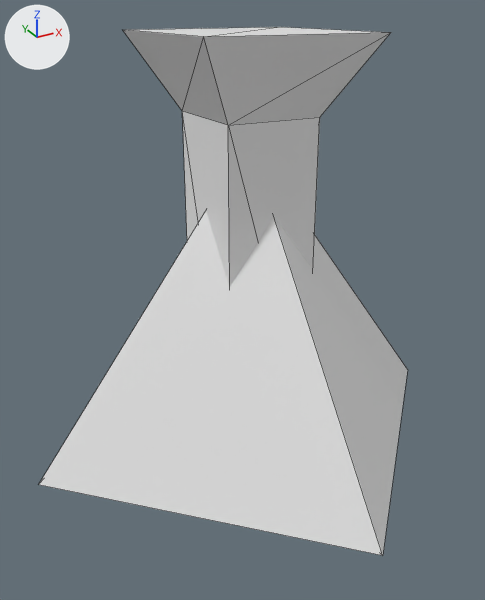
The glTF model assets/models/skypatrol.gltf, before and after one commit.
Before and after are seen from a camera (50 mm lens) standing at (-10.1, -17.9, 13.7) and looking at (-0.4, -0.3, 4.9). Lighting does not change. The marker at upper left points along +X, +Y and +Z. The older version comes first. Mesh edges are drawn as thin lines.

Names of what the first picture shows: 'ControlTower', 'Pyramid'.
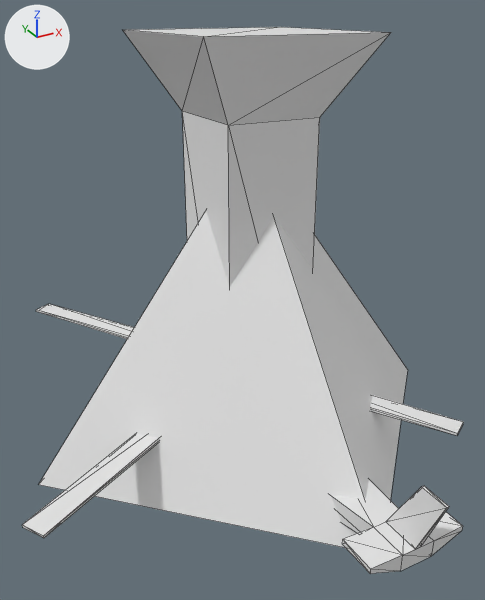
Location of each change, (x1, y1, x2, y2) in pixels of the pictures (485 x 600 px):
'Helicopter', added
    after: (22, 304, 463, 574)

What changed in the scene script:
```text
Add me_cube_008:
    me_cube_008.from_pydata(...)  # 102 vertices, 180 faces; spans x -8.6..8.1, y -9.4..9.6, z -1.3..3.1
Add ob_helicopter:
    ob_helicopter = bpy.data.objects.new('Helicopter', me_cube_008)
    ob_helicopter.location = (0.0, 0.0, 0.0)
```
